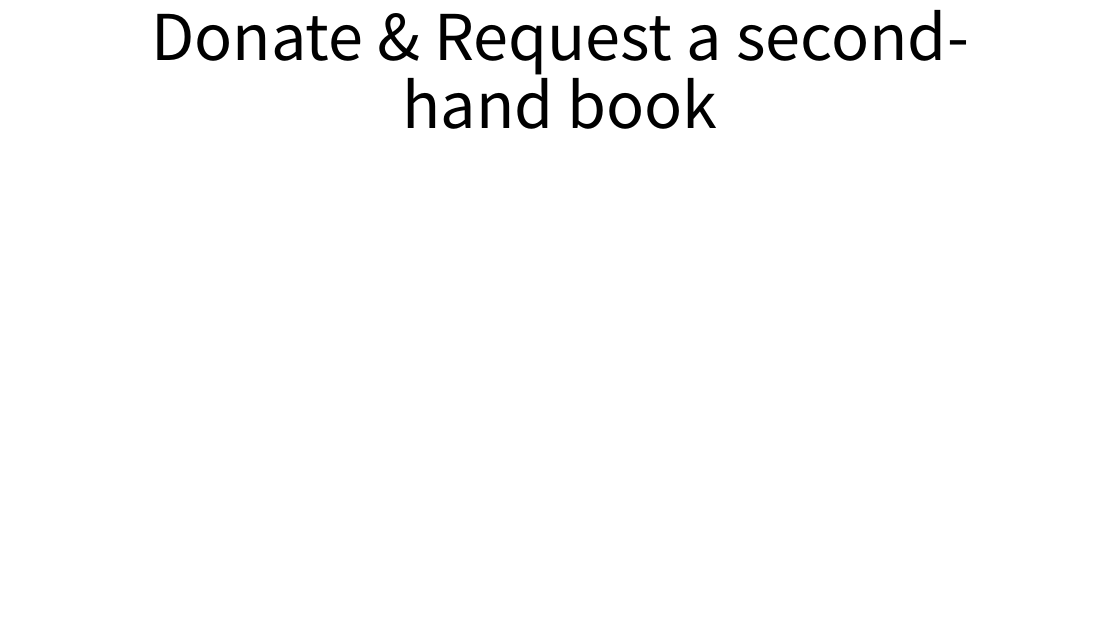
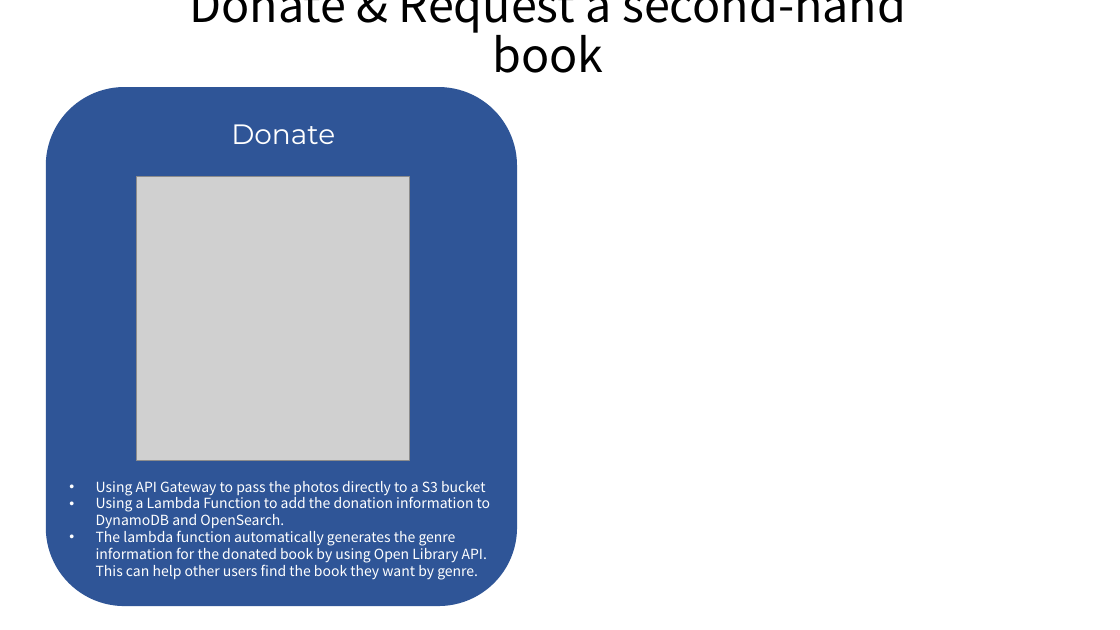
Before and after one commit to thcui/book-exchange, a slide deck: slide 5 of presentation-book-exchange.pptx. Drawn at 1120x630 pixels with LibreOffice and Linux fonts; fonts in the diff are those of the drawing; grey boxes stand for pictures. Boxes give left, top, right and bottom in pixels: in the first picture for what was removed or moved away, otherwise in the second. Text is boxed around its words. In the diff, an @@ line names an element or a change of style, - is before the commit and + after.

Commit message:
add genres API to structure diagram

```diff
--- a/presentation-book-exchange.pptx
+++ b/presentation-book-exchange.pptx
@@ title "Donate & Request a second-hand ...": place and size @@
-title "Donate & Request a second-hand ..." at [151, 10, 969, 129]
+title "Donate & Request a second-hand ..." at [189, 0, 906, 73]
@@ title "Donate & Request a second-hand ..." at [189, 0, 906, 73]: size 54 to 40 pt @@
@@ rounded rectangle added at [45, 87, 517, 607], fill #2F5597 @@
@@ text added at [231, 124, 335, 144], 24 pt, text #FFFFFF @@
+Donate
@@ picture added at [137, 176, 410, 461] @@
@@ text added at [96, 481, 491, 580], 12 pt, text #FFFFFF @@
+• Using API Gateway to pass the photos directly to a S3 bucket
+• Using a Lambda Function to add the donation information to DynamoDB and OpenSearch.
+• The lambda function automatically generates the genre information for the donated book by using Open Library API. This can help other users find the book they want by genre.
```
Also in this commit, not shown: 7 other slides changed, 6 other files.
